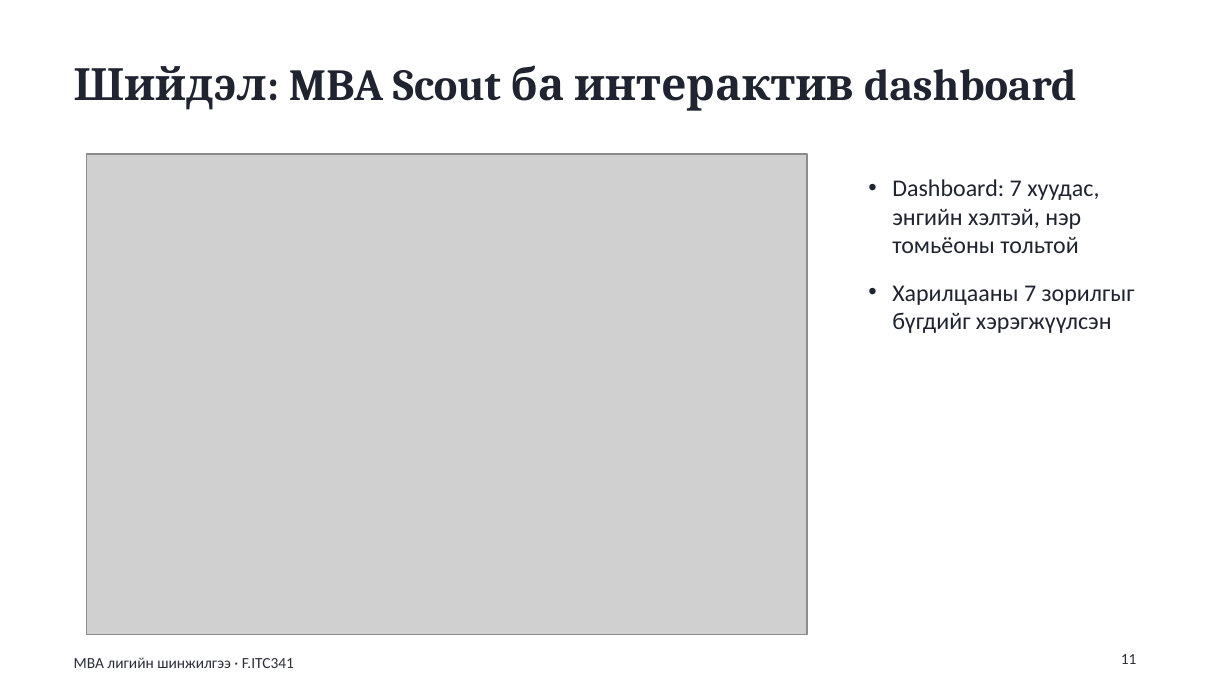
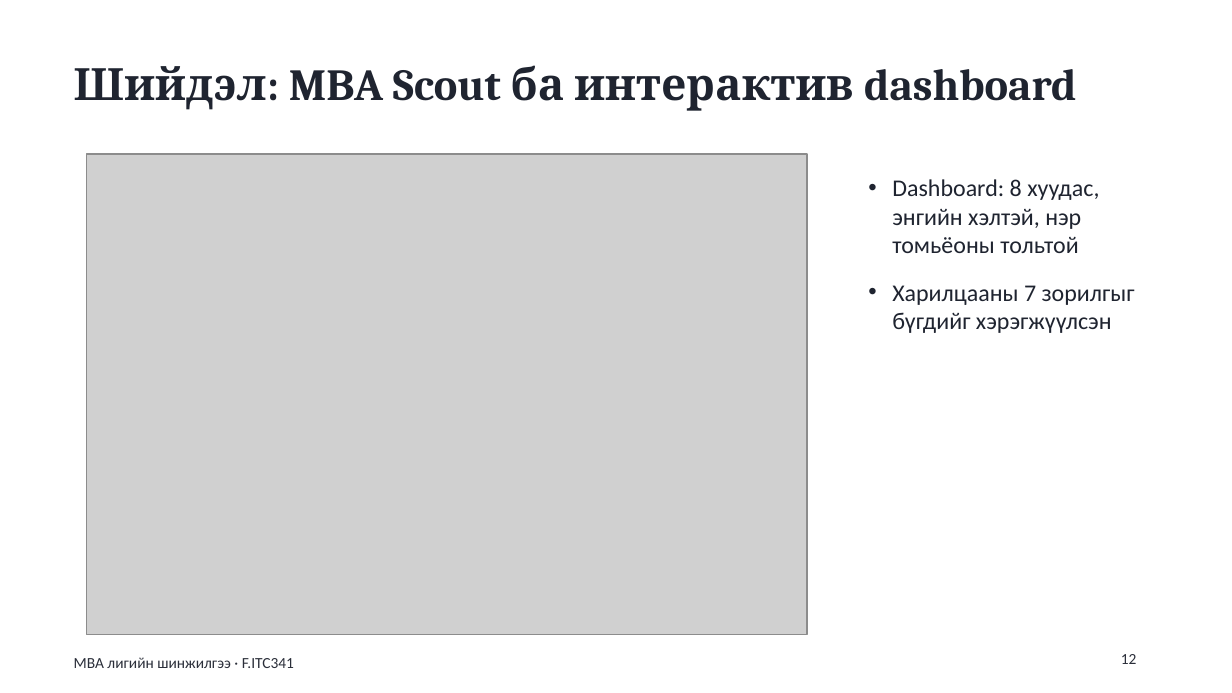
Before and after one commit to batdorj-s/data-visualization-3a, a slide deck: slide 12 of mba_analysis/report/MBA_taniltsuulga.pptx (slide 11 before the commit). Drawn at 1232x693 pixels with LibreOffice and Linux fonts; fonts in the diff are those of the drawing; grey boxes stand for pictures. Boxes give left, top, right and bottom in pixels: in the first picture for what was removed or moved away, otherwise in the second. Text is boxed around its words. In the diff, an @@ line names an element or a change of style, - is before the commit and + after.

```diff
--- a/mba_analysis/report/MBA_taniltsuulga.pptx
+++ b/mba_analysis/report/MBA_taniltsuulga.pptx
@@ text at box(892, 179, 1099, 253): text changed @@
-• Dashboard: 7 хуудас, энгийн хэлтэй, нэр томьёоны тольтой
+• Dashboard: 8 хуудас, энгийн хэлтэй, нэр томьёоны тольтой
@@ page number at box(1121, 654, 1137, 664): text changed @@
-11
+12
```
Also in this commit, not shown: 1 other slide changed, 1 slide added, 53 other files.
